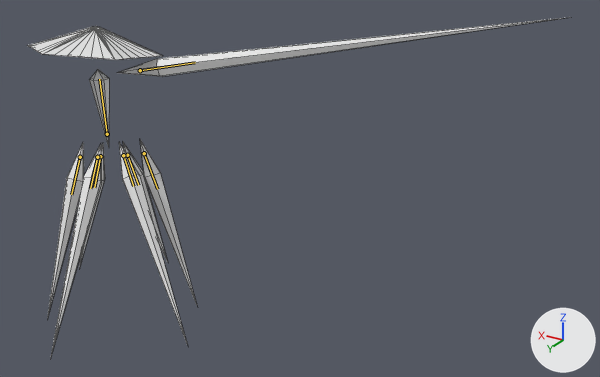
An edit to the glTF model glb_imports/Clarity.glb, drawn before and after from the same camera.
Before and after are seen from a 50 mm camera at (-59.2, 59.7, 33.4) aimed at (-20.9, -4.1, 1.5). The axes (+X, +Y, +Z) are drawn at lower right. The lights are the same throughout. The older version comes first. Both versions are drawn at frame 72 of the action 'LongSlice'; the numbers are the values there. The bones that change, and the others that lie on the model, are drawn over the model as lines. Mesh edges are drawn as thin lines.

In view in the first picture: 'Arm', 'BackLeft', 'BackRight', 'Center', 'Hat', 'MiddleLeft', 'MiddleRight' and 2 more.
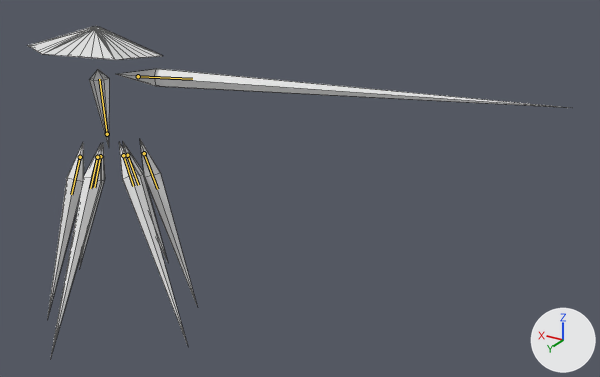
Changed parts and their boxes (x1, y1, x2, y2) in the pictures (600 x 377 px):
```json
{"object": "Arm", "change": "posed", "before": [118, 17, 570, 77], "after": [116, 69, 569, 108], "on screen": "34% shorter"}
{"bone": "Arm", "before": "(140, 70) to (195, 62)", "after": "(138, 76) to (192, 79)"}
```

The change, as JSON lines over the scene's bpy script:
```json
{"block": "bone_arm", "where": "bone_arm = bpy.data.objects['Armature'].pose.bones['Arm']  # child of 'Center'"}
{"op": "set", "path": "bone_arm.location", "old": "(1.94, -0.81, 1.23)", "new": "(1.43, -0.58, 0.91)"}
{"op": "set", "path": "bone_arm.rotation_quaternion", "old": "(0.922, 0.089, -0.145, -0.346)", "new": "(0.958, 0.064, -0.106, -0.26)", "note": "degrees (16, -12, -43) -> degrees (10, -10, -31)"}
```
